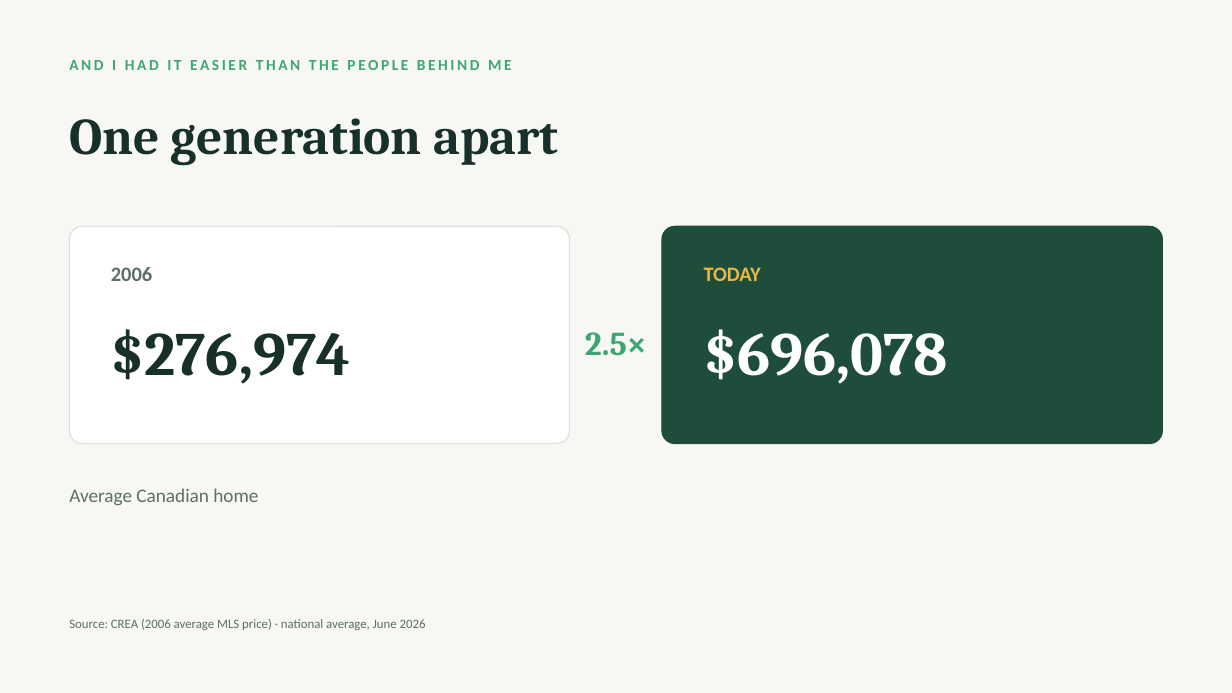
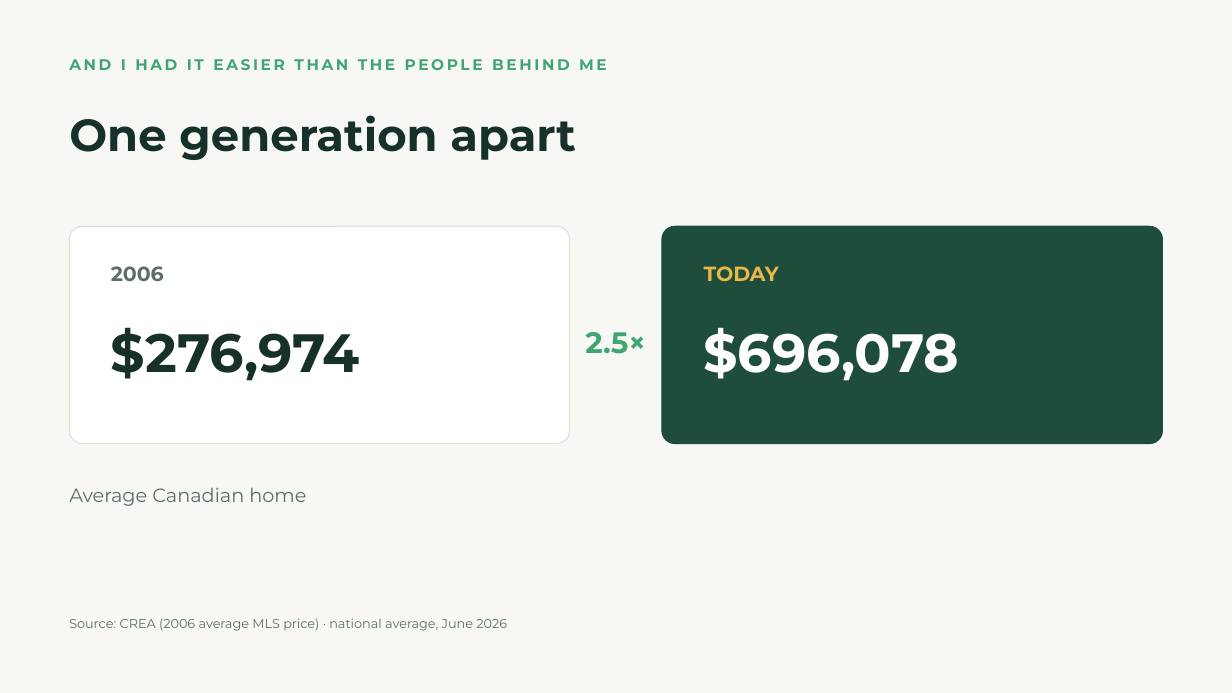
Before and after one commit to jasonmwong603/Claude-Code, a slide deck: slide 4 of apps/keydate/pitch/KeyDate-JCI-Edmonton.pptx. Drawn at 1232x693 pixels with LibreOffice and Linux fonts; fonts in the diff are those of the drawing. Boxes give left, top, right and bottom in pixels: in the first picture for what was removed or moved away, otherwise in the second. Text is boxed around its words. In the diff, an @@ line names an element or a change of style, - is before the commit and + after.

```diff
--- a/apps/keydate/pitch/KeyDate-JCI-Edmonton.pptx
+++ b/apps/keydate/pitch/KeyDate-JCI-Edmonton.pptx
@@ text "One generation apart" at [69, 115, 576, 160]: size 40 to 35 pt, font Cambria to Montserrat @@
@@ text "$276,974" at [111, 327, 360, 381]: size 48 to 42 pt, font Cambria to Montserrat @@
@@ text "2.5×" at [585, 332, 646, 354]: size 26 to 23 pt, font Cambria to Montserrat @@
@@ text "$696,078" at [704, 327, 960, 381]: size 48 to 42 pt, font Cambria to Montserrat @@
@@ font Calibri to Montserrat in 5 elements at [69, 59, 607, 70], [111, 266, 164, 281], [704, 266, 779, 282], [69, 488, 306, 506], [69, 618, 507, 631] @@
```
Also in this commit, not shown: 9 other slides changed, 2 other files.
